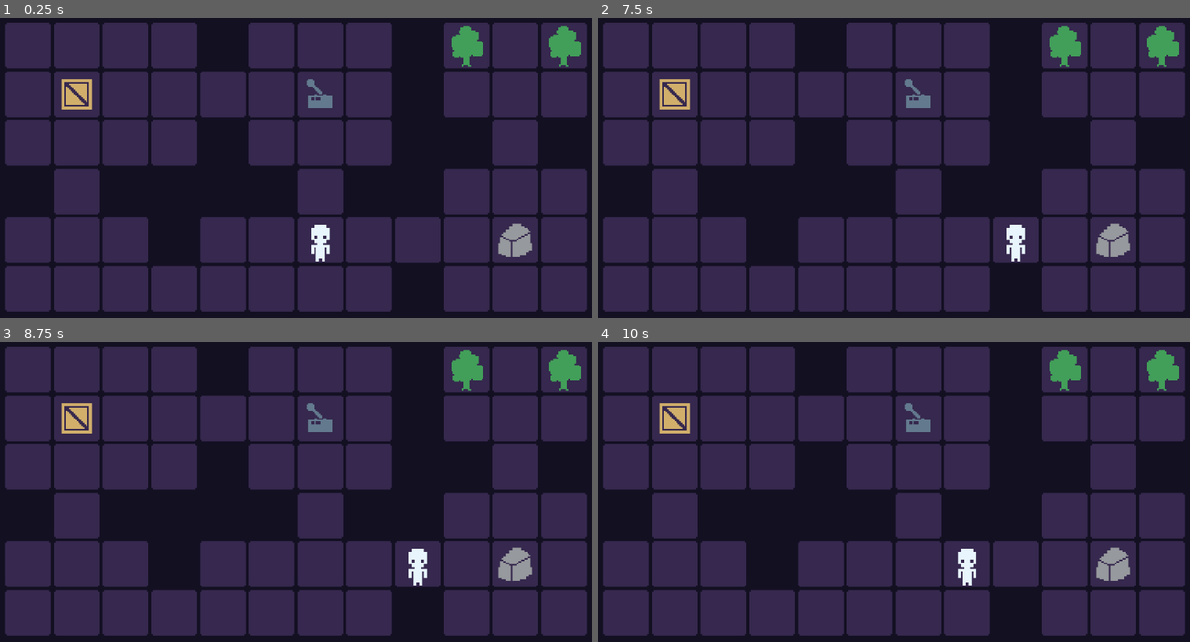
Above: before the commit, frames 1-4 (two rows, left to right).
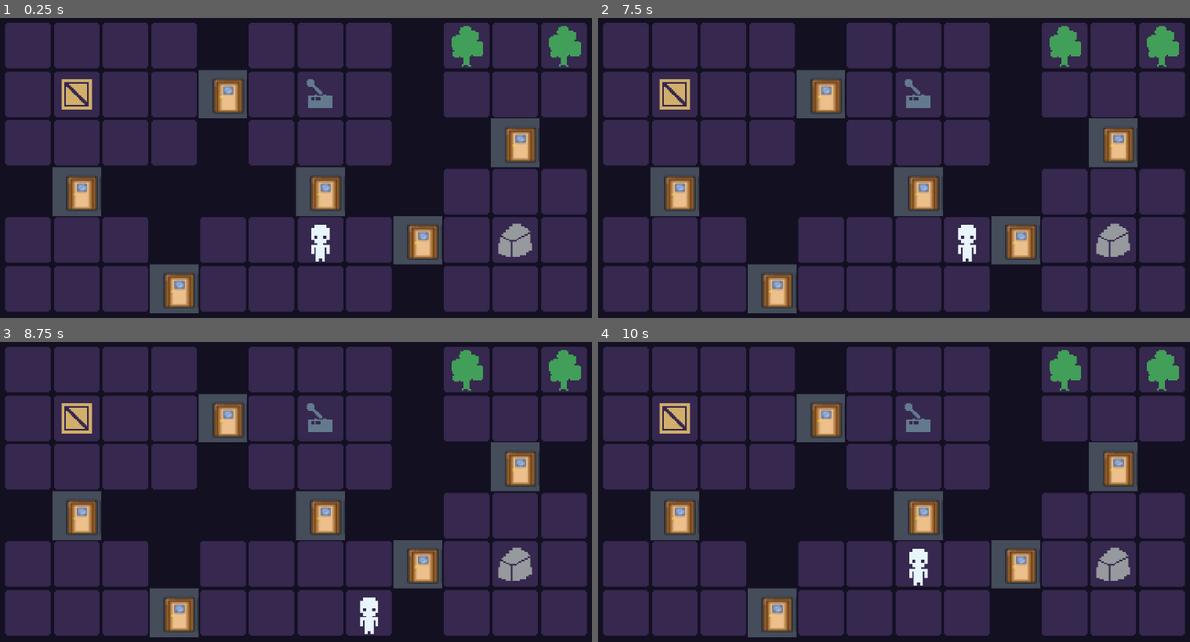
Above: after the commit, the same moments.

Repository: dmfv/probable-waddle
Game: Godot game, scene res://gameplay.tscn
Same seed, same stepped clock (60 frames per second), same inputs: the game is played once before the commit and once after it.
Inputs:
- Up to frame 1 (0.25 s): no input
- Up to frame 2 (7.5 s): tap Enter at 0.5 s; hold D (right) 0.53-1.28 s; tap R (reset) every 0.75 s from 1.25 to 4.25 s; hold S (down) 1.28-2.03 s; hold D (right) 2.03-2.78 s; hold W (up) 2.78-3.53 s; hold A (left) 3.53-5.03 s; hold S (down) 5.03-5.78 s; hold D (right) 5.78-6.53 s; hold W (up) 6.53-7.28 s; hold D (right) from 7.28 s (still down)
- Up to frame 3 (8.75 s): release D (right) at 8.03 s; hold S (down) from 8.03 s (still down)
- Up to frame 4 (10 s): release S (down) at 8.78 s; hold A (left) 8.78-9.53 s; hold W (up) from 9.53 s (still down)

The runs differ from the first frame. In frame 1, 7.6% of the frame differs, in the area x 8-92%, y 17-99%; in frame 2, 7.9%; in frame 3, 7.9%; in frame 4, 8.2%.

Commit message:
doors placement

Diff:
--- a/Scenes/Levels/1/level.tscn
+++ b/Scenes/Levels/1/level.tscn
@@ -9,6 +9,7 @@
 [ext_resource type="PackedScene" uid="uid://dxvrtbh5gku7w" path="res://Objects/switch.tscn" id="5_ivcgl"]
 [ext_resource type="PackedScene" uid="uid://dh2ekt12oel2n" path="res://Objects/crate.tscn" id="6_nguaa"]
 [ext_resource type="PackedScene" uid="uid://dntmfab6tikbf" path="res://Objects/door.tscn" id="9_im4vm"]
+[ext_resource type="PackedScene" uid="uid://br5x8txk6rgmc" path="res://Objects/hand_door.tscn" id="9_o6n8i"]
 
 [node name="Level" type="Node2D" node_paths=PackedStringArray("sublevels")]
 script = ExtResource("1_qkxui")
@@ -64,6 +65,23 @@
 [node name="Crate" parent="SubLevel_1/Objects" instance=ExtResource("6_nguaa")]
 position = Vector2(-160, -64)
 
+[node name="Door" parent="SubLevel_1/Objects" instance=ExtResource("9_im4vm")]
+position = Vector2(128, -32)
+
+[node name="Door2" parent="SubLevel_1/Objects" instance=ExtResource("9_im4vm")]
+position = Vector2(64, 32)
+
+[node name="Door3" parent="SubLevel_1/Objects" instance=ExtResource("9_im4vm")]
+position = Vector2(-96, 64)
+
+[node name="Door4" parent="SubLevel_1/Objects" instance=ExtResource("9_im4vm")]
+position = Vector2(-160, 0)
+
+[node name="Door5" parent="SubLevel_1/Objects" instance=ExtResource("9_im4vm")]
+position = Vector2(-64, -64)
+
+[node name="Hand_Door" parent="SubLevel_1/Objects" instance=ExtResource("9_o6n8i")]
+
 [node name="SubLevel_2" type="Node2D" parent="."]
 visible = false
 script = ExtResource("3_tca36")
Not shown: 1 places in Objects/door.tscn that only renumber resources
Not shown: 1 places in Objects/switch.tscn that only renumber resources
Not shown: 1 places in Scenes/Levels/1/level.tscn that only renumber resources
